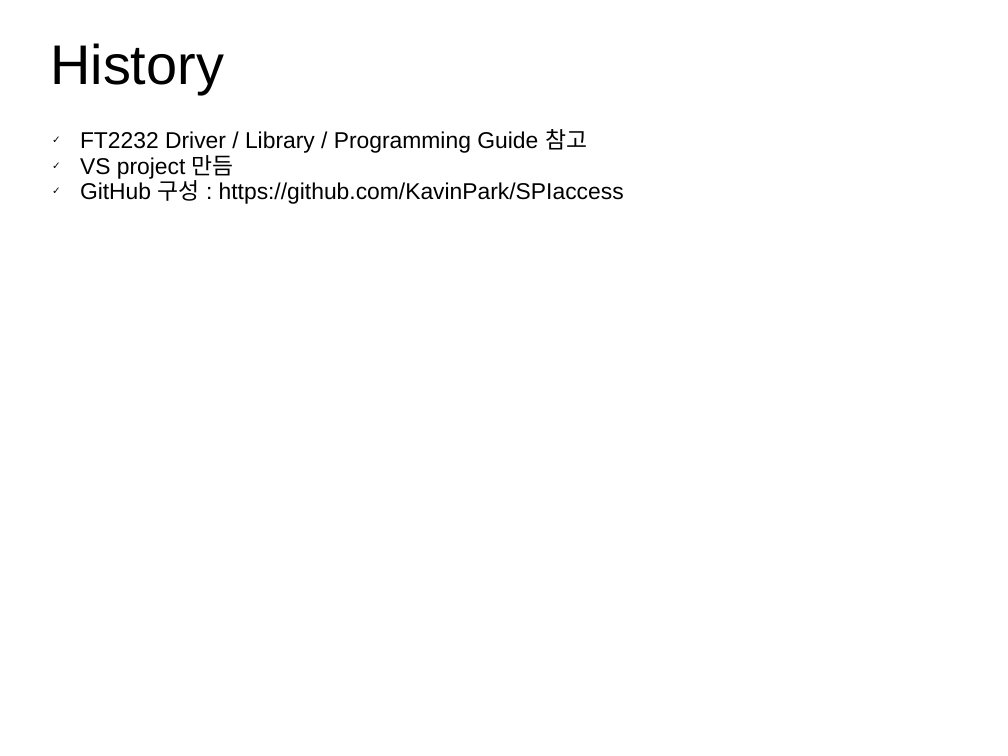
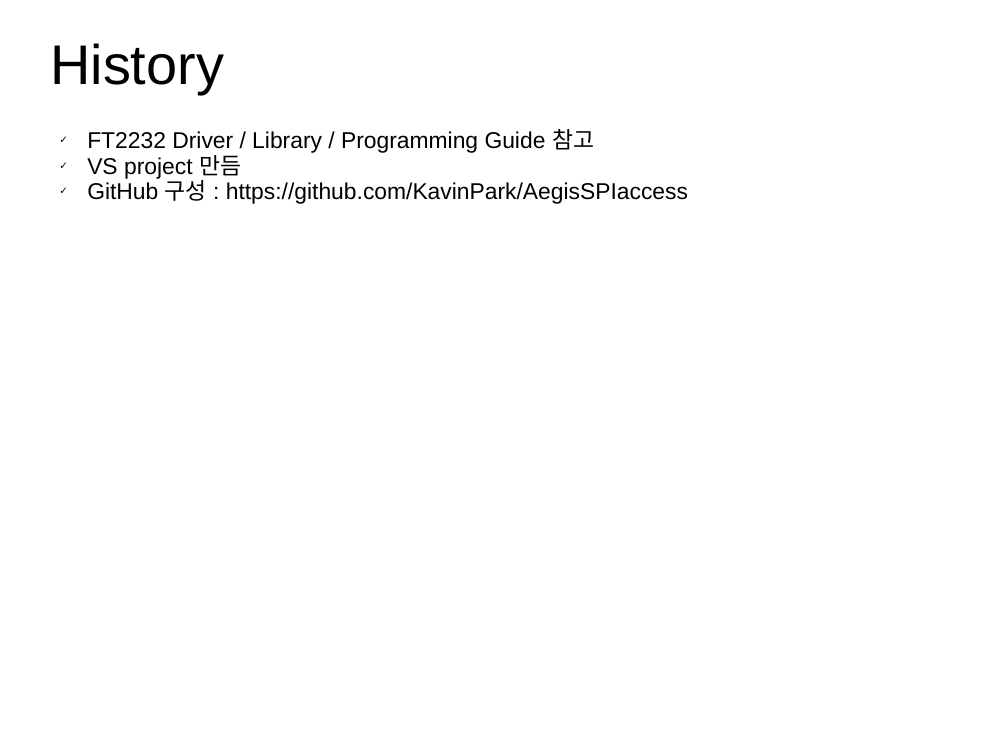
Before and after one commit to KavinPark/AegisSPIaccess, a slide deck: slide 1 of AegisSPI.ppt. Drawn at 1008x756 pixels with LibreOffice and Linux fonts; fonts in the diff are those of the drawing. Boxes give left, top, right and bottom in pixels: in the first picture for what was removed or moved away, otherwise in the second. Text is boxed around its words. In the diff, an @@ line names an element or a change of style, - is before the commit and + after.

```diff
--- a/AegisSPI.ppt
+++ b/AegisSPI.ppt
@@ text "FT2232 Driver / Library / ...": place and size @@
-text "FT2232 Driver / Library / ..." at <box>80,129,624,204</box>
+text "FT2232 Driver / Library / ..." at <box>87,129,688,204</box>
@@ text at <box>87,180,688,204</box>: text changed @@
-✓ GitHub 구성 : https://github.com/KavinPark/SPIaccess
+✓ GitHub 구성 : https://github.com/KavinPark/AegisSPIaccess
```
Also in this commit, not shown: 1 slide added, 10 slides removed.
